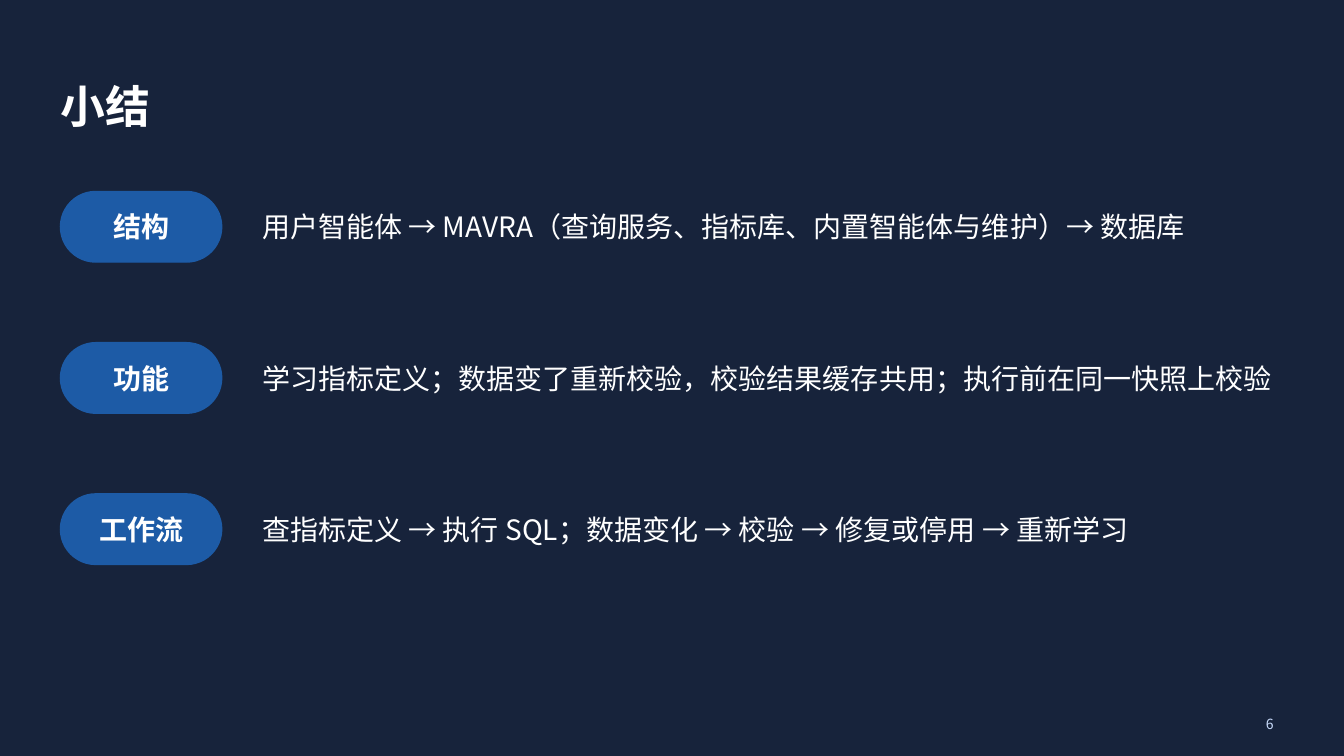
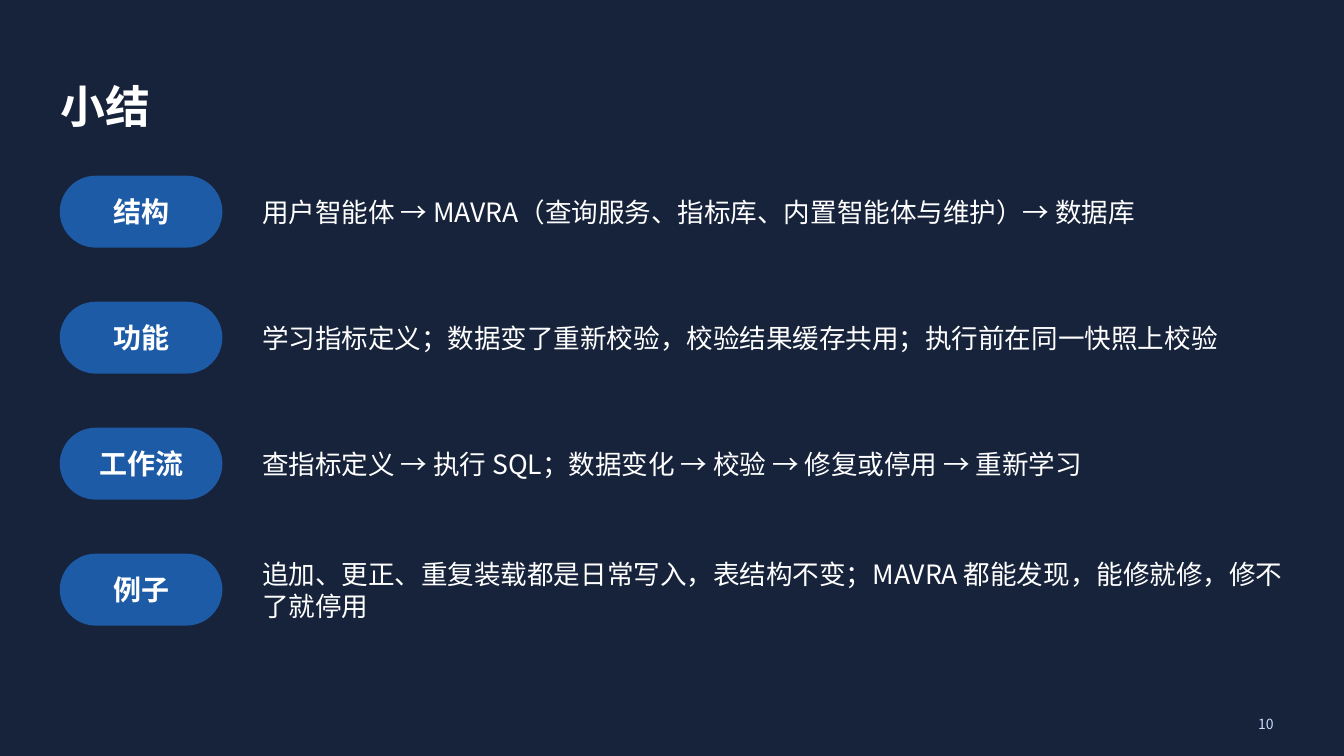
Before and after one commit to mmmttt000045/agent4db-adapter, a slide deck: slide 10 of docs/mavra-system.pptx (slide 6 before the commit). Drawn at 1344x756 pixels with LibreOffice and Linux fonts; fonts in the diff are those of the drawing. Boxes give left, top, right and bottom in pixels: in the first picture for what was removed or moved away, otherwise in the second. Text is boxed around its words. In the diff, an @@ line names an element or a change of style, - is before the commit and + after.

```diff
--- a/docs/mavra-system.pptx
+++ b/docs/mavra-system.pptx
@@ 2 texts, 1 rounded rectangle: place and size @@
-2 texts, 1 rounded rectangle at bbox=[60, 192, 1184, 262]
+2 texts, 1 rounded rectangle at bbox=[60, 176, 1135, 247]
@@ 2 texts, 1 rounded rectangle: place and size @@
-2 texts, 1 rounded rectangle at bbox=[60, 343, 1272, 413]
+2 texts, 1 rounded rectangle at bbox=[60, 302, 1218, 373]
@@ size 20 to 19 pt in 3 elements at bbox=[262, 199, 1135, 225], bbox=[262, 325, 1218, 352], bbox=[262, 451, 1082, 479] @@
@@ 2 texts, 1 rounded rectangle: place and size @@
-2 texts, 1 rounded rectangle at bbox=[60, 494, 1128, 565]
+2 texts, 1 rounded rectangle at bbox=[60, 429, 1082, 499]
@@ rounded rectangle added at bbox=[60, 555, 222, 625], fill #1D5BA6, outline #1D5BA6 1 pt @@
@@ text added at bbox=[262, 561, 1282, 618], 19 pt, text #FFFFFF @@
+追加、更正、重复装载都是日常写入，表结构不变；MAVRA 都能发现，能修就修，修不了就停用
@@ text added at bbox=[113, 576, 169, 603], 20 pt, text #FFFFFF, bold @@
+例子
@@ page number at bbox=[1258, 718, 1274, 729]: text changed @@
-6
+10
```
Also in this commit, not shown: 2 other slides changed, 4 slides added, 19 other files.
